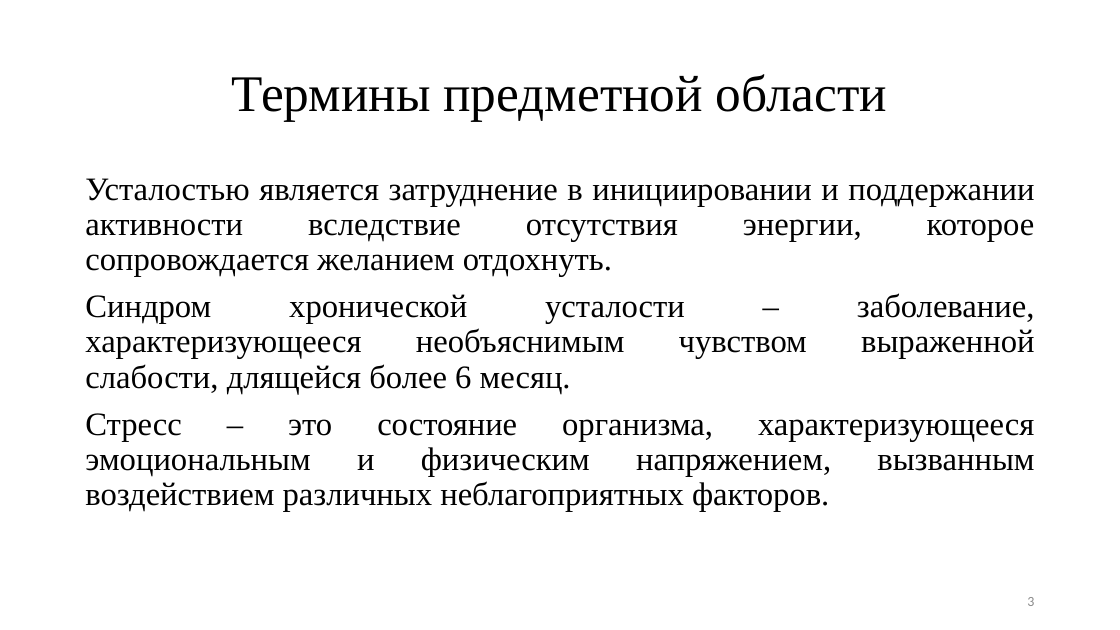
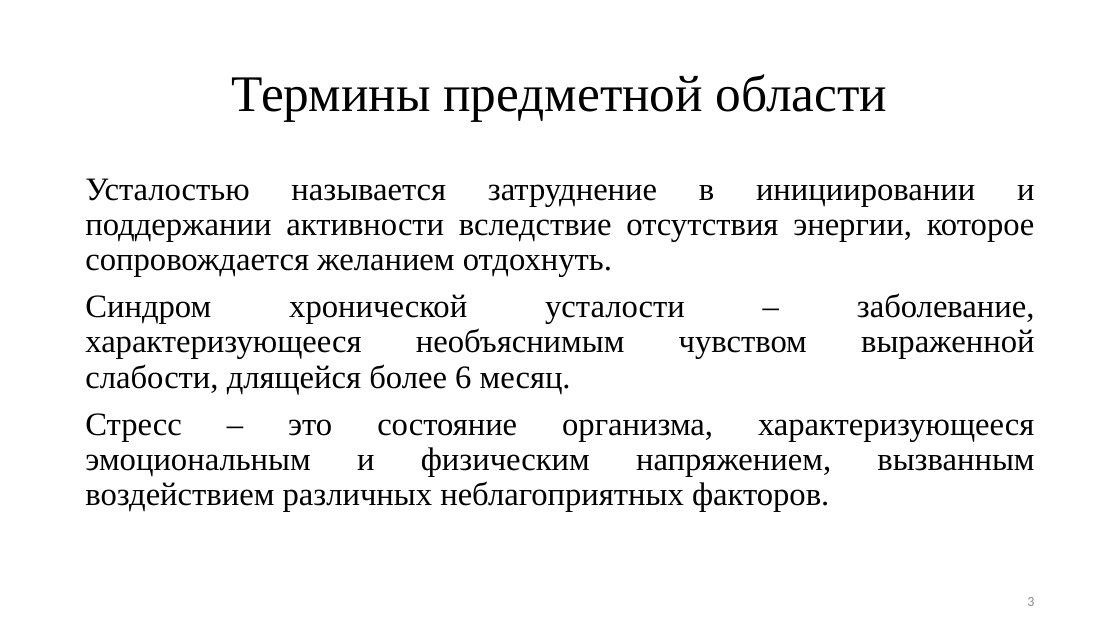
Before and after one commit to TheSawIsTheLaw/FatigueRecognitionSystem, a slide deck: slide 3 of Presentation/presentation.pptx. Drawn at 1120x630 pixels with LibreOffice and Linux fonts; fonts in the diff are those of the drawing. Boxes give left, top, right and bottom in pixels: in the first picture for what was removed or moved away, otherwise in the second. Text is boxed around its words. In the diff, an @@ line names an element or a change of style, - is before the commit and + after.

```diff
--- a/Presentation/presentation.pptx
+++ b/Presentation/presentation.pptx
@@ text at <box>85,178,1035,277</box>: text changed @@
-Усталостью является затруднение в инициировании и поддержании активности вследствие отсутствия энергии, которое сопровождается желанием отдохнуть.
+Усталостью называется затруднение в инициировании и поддержании активности вследствие отсутствия энергии, которое сопровождается желанием отдохнуть.
```
Also in this commit, not shown: 2 other slides changed, 1 other file.
